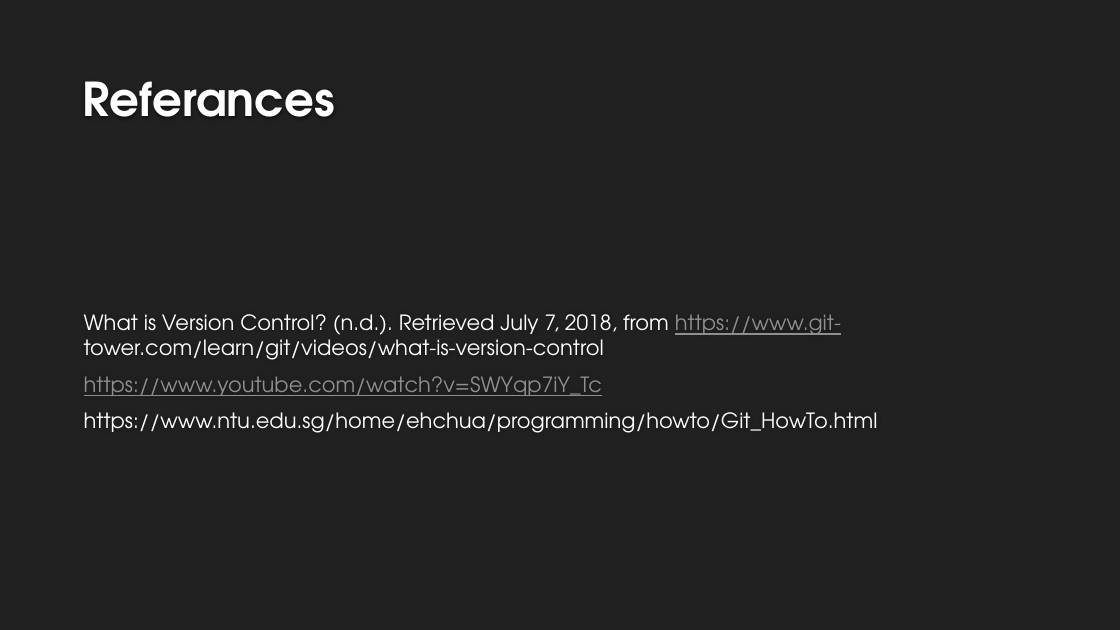
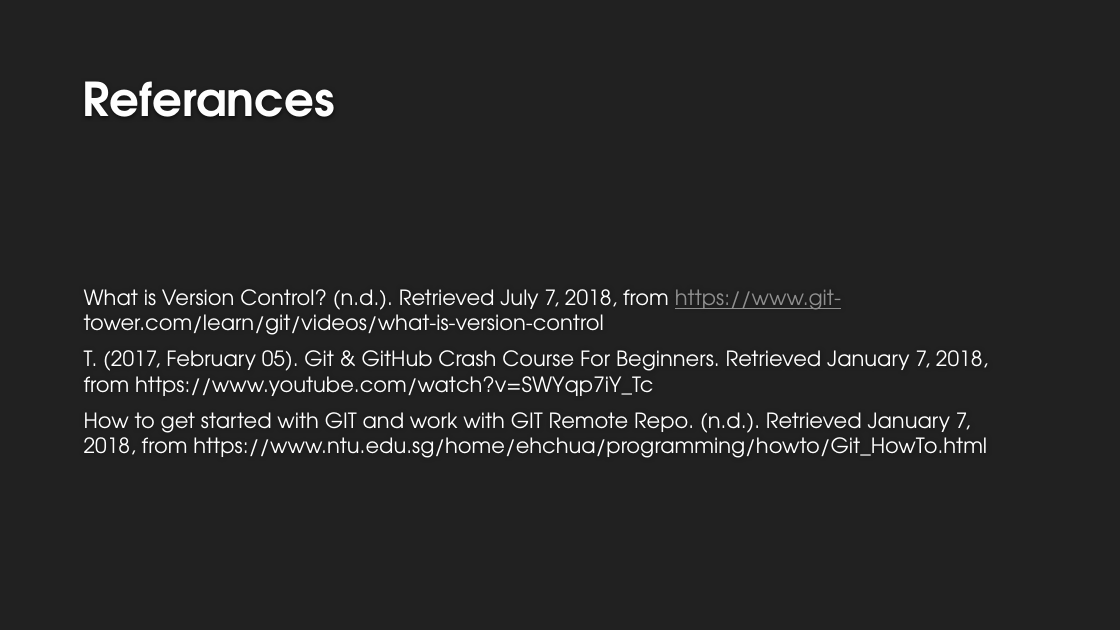
Before and after one commit to vmmunoz4/CS319-FinalProject, a slide deck: slide 6 of VERSION CONTROL.pptx. Drawn at 1120x630 pixels with LibreOffice and Linux fonts; fonts in the diff are those of the drawing; background and template pictures are left out. Boxes give left, top, right and bottom in pixels: in the first picture for what was removed or moved away, otherwise in the second. Text is boxed around its words. In the diff, an @@ line names an element or a change of style, - is before the commit and + after.

```diff
--- a/VERSION CONTROL.pptx
+++ b/VERSION CONTROL.pptx
@@ text at (84, 350, 988, 458): text changed @@
-https://www.youtube.com/watch?v=SWYqp7iY_Tc
-https://www.ntu.edu.sg/home/ehchua/programming/howto/Git_HowTo.html
+T. (2017, February 05). Git & GitHub Crash Course For Beginners. Retrieved January 7, 2018, from https://www.youtube.com/watch?v=SWYqp7iY_Tc
+How to get started with GIT and work with GIT Remote Repo. (n.d.). Retrieved January 7, 2018, from https://www.ntu.edu.sg/home/ehchua/programming/howto/Git_HowTo.html
```
Also in this commit, not shown: 1 other file.
